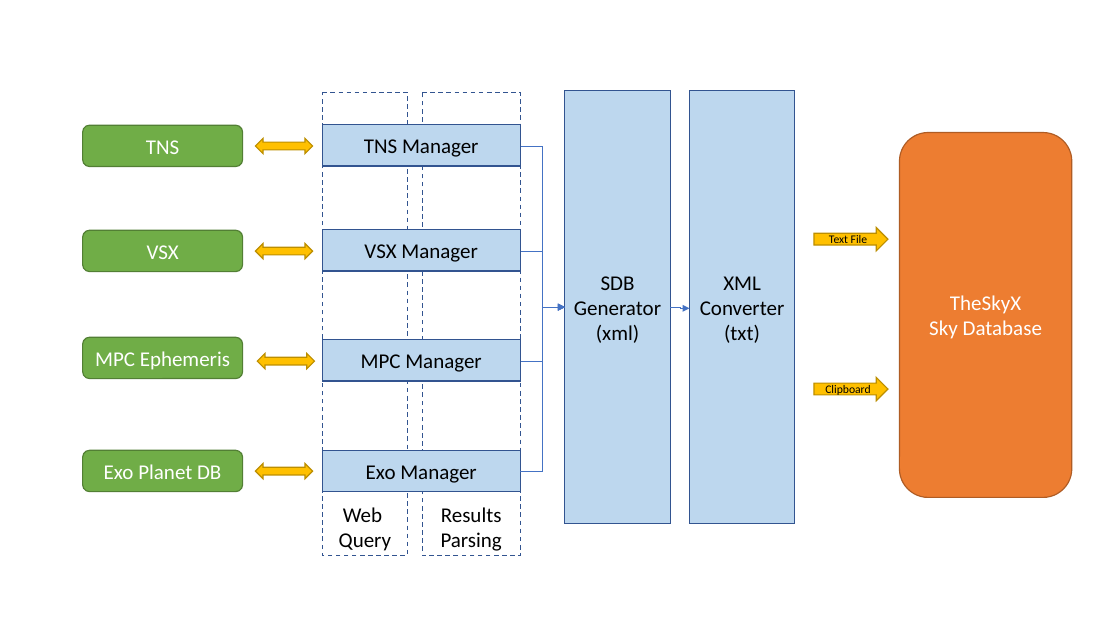
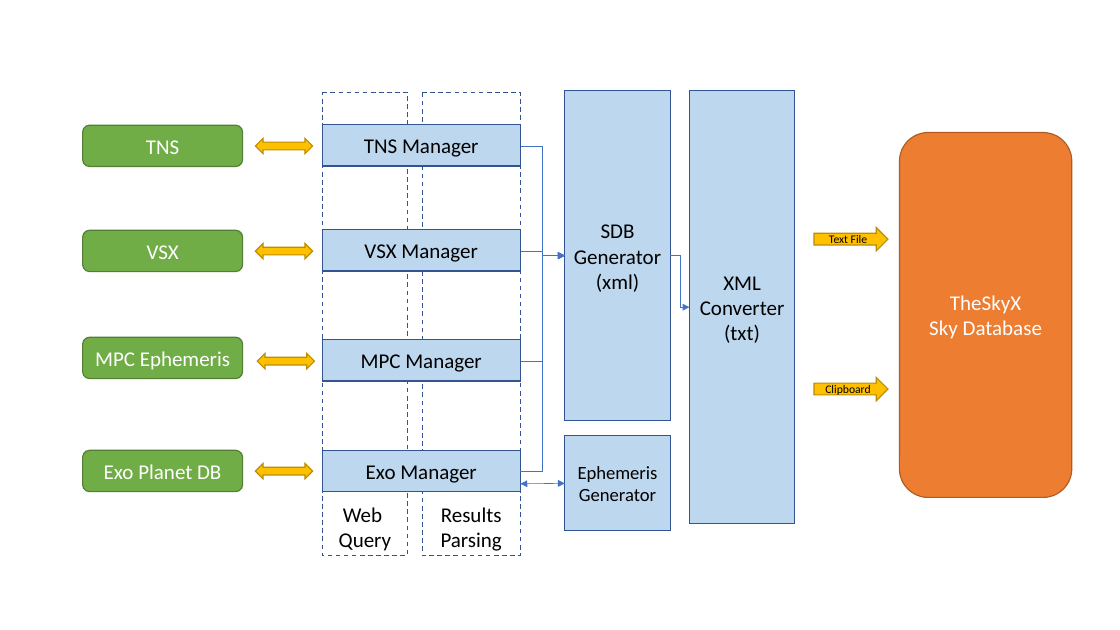
Before and after one commit to rrskybox/TransientSearch, a slide deck: slide 1 of IPS.pptx. Drawn at 1120x630 pixels with LibreOffice and Linux fonts; fonts in the diff are those of the drawing. Boxes give left, top, right and bottom in pixels: in the first picture for what was removed or moved away, otherwise in the second. Text is boxed around its words. In the diff, an @@ line names an element or a change of style, - is before the commit and + after.

```diff
--- a/IPS.pptx
+++ b/IPS.pptx
@@ rectangle "SDB Generator": place and size @@
-rectangle "SDB Generator" at bbox=[565, 91, 670, 523]
+rectangle "SDB Generator" at bbox=[565, 91, 670, 421]
@@ elbow arrow moved from (521, 146) - (565, 308) to (521, 146) - (565, 255) @@
@@ elbow arrow moved from (520, 471) - (565, 308) to (520, 471) - (565, 255) @@
@@ elbow arrow moved from (521, 361) - (565, 308) to (521, 361) - (565, 255) @@
@@ elbow arrow moved from (521, 251) - (565, 308) to (521, 251) - (565, 255) @@
@@ elbow arrow moved from (670, 308) - (690, 308) to (670, 255) - (690, 308) @@
@@ rectangle added at bbox=[565, 436, 670, 531], fill #BDD7EE, outline #325491 1 pt, 16 pt, text #000000 @@
+Ephemeris
+Generator
@@ double arrow added from (520, 484) to (565, 483), #4472C4 0.5 pt @@
```
Also in this commit, not shown: 25 other files.
